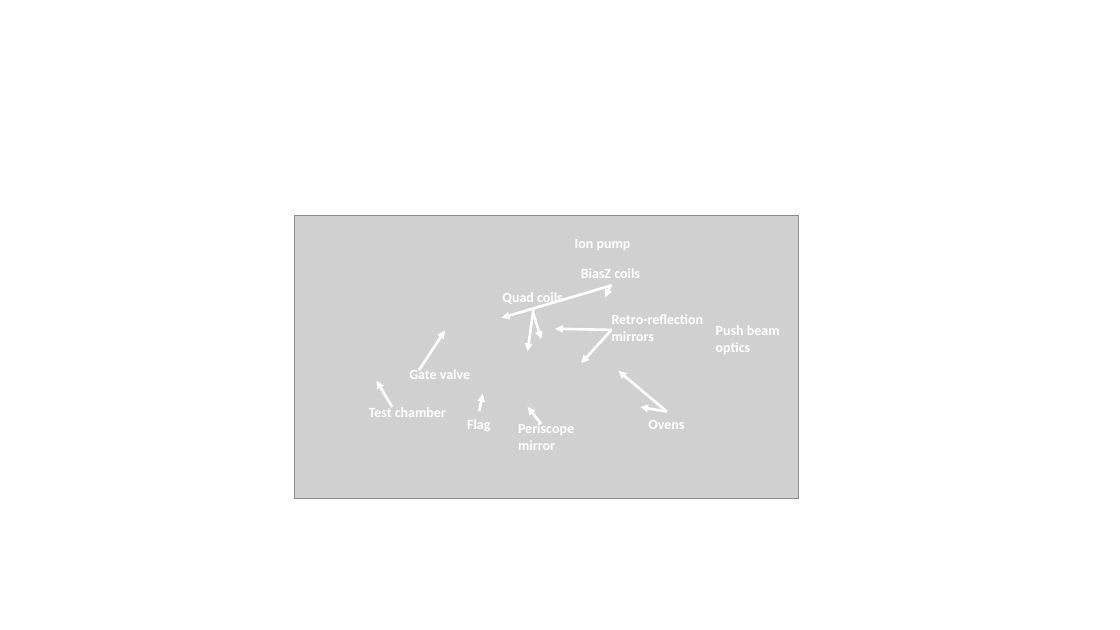
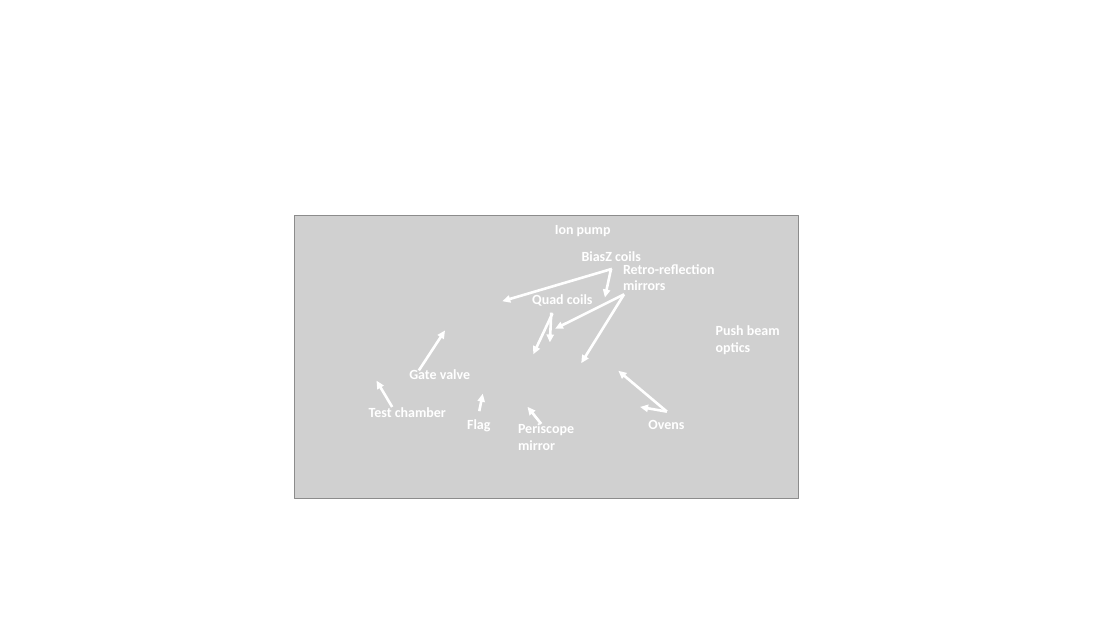
Before and after one commit to dgenkina/Thesis, a slide deck: slide 5 of BEC_DFG figures/2D MOT pictures.pptx. Drawn at 1120x630 pixels with LibreOffice and Linux fonts; fonts in the diff are those of the drawing; grey boxes stand for pictures. Boxes give left, top, right and bottom in pixels: in the first picture for what was removed or moved away, otherwise in the second. Text is boxed around its words. In the diff, an @@ line names an element or a change of style, - is before the commit and + after.

```diff
--- a/BEC_DFG figures/2D MOT pictures.pptx
+++ b/BEC_DFG figures/2D MOT pictures.pptx
@@ text "Ion pump": place and size @@
-text "Ion pump" at (575, 239, 631, 250)
+text "Ion pump" at (555, 225, 611, 236)
@@ arrow moved from (611, 286) - (502, 318) to (612, 269) - (502, 302) @@
@@ text "BiasZ coils": place and size @@
-text "BiasZ coils" at (581, 269, 640, 278)
+text "BiasZ coils" at (582, 252, 641, 261)
@@ arrow moved from (611, 285) - (605, 297) to (611, 269) - (605, 297) @@
@@ text "Retro-reflection" rewrapped from (612, 315, 704, 341) to (623, 265, 715, 295) @@
@@ text "Quad coils": place and size @@
-text "Quad coils" at (502, 293, 563, 306)
+text "Quad coils" at (532, 292, 593, 305)
@@ arrow moved from (612, 330) - (555, 329) to (624, 294) - (555, 329) @@
@@ arrow moved from (611, 330) - (581, 363) to (624, 294) - (581, 363) @@
@@ arrow moved from (534, 310) - (528, 351) to (553, 313) - (534, 355) @@
@@ arrow moved from (534, 313) - (541, 339) to (551, 313) - (550, 342) @@
```
Also in this commit, not shown: 1 other slide changed, 26 other files.
